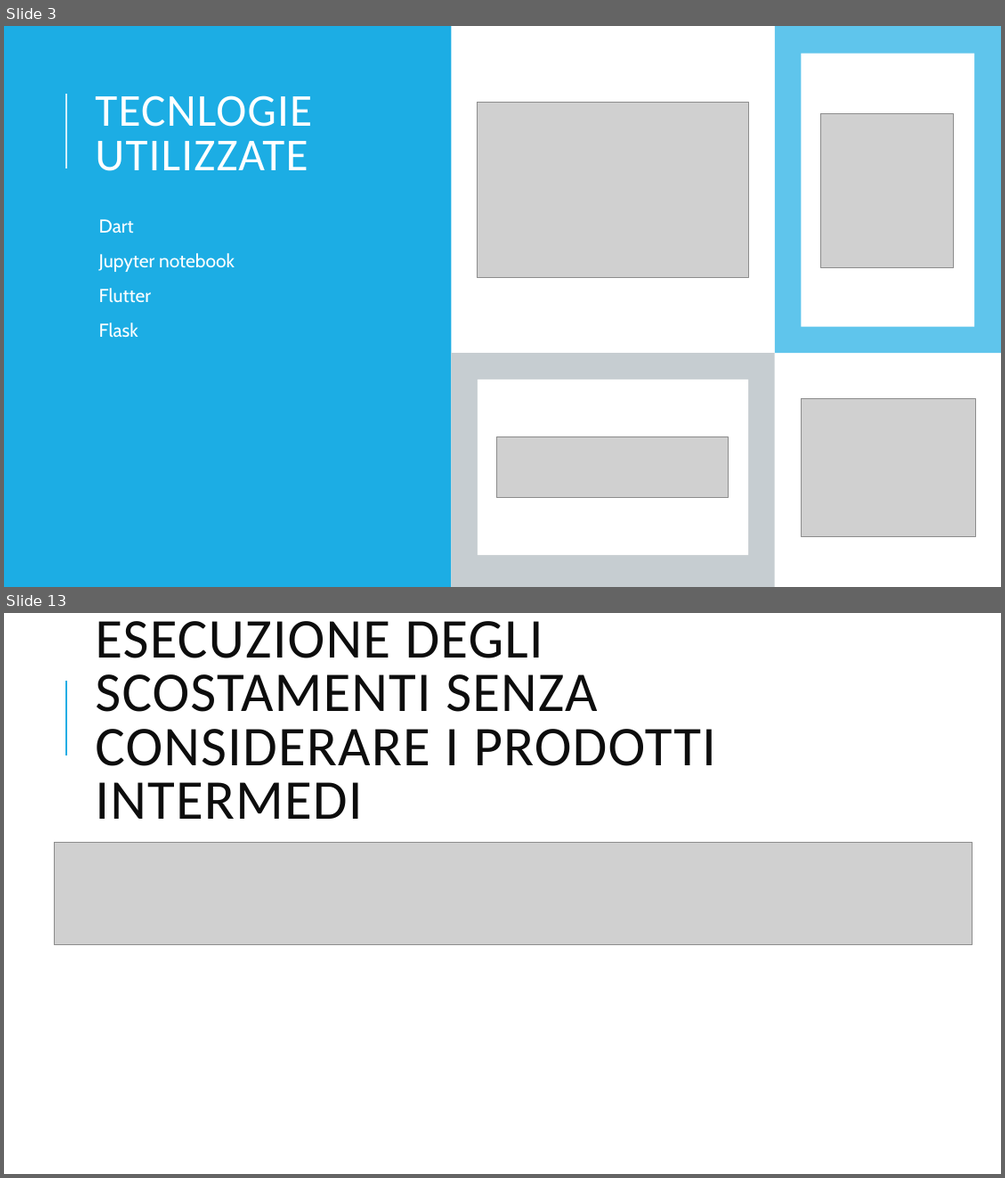
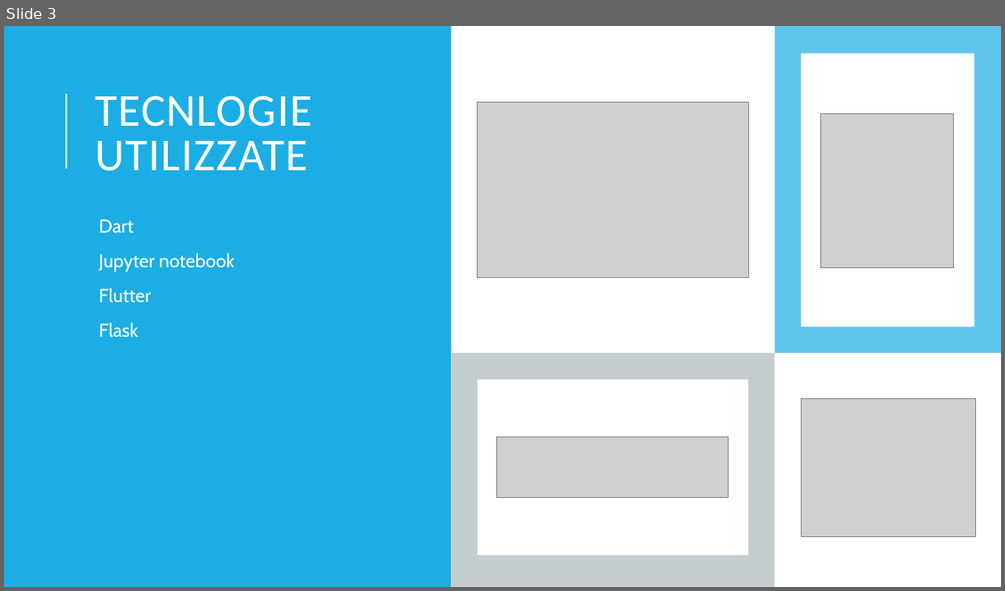
Before and after one commit to VinciGit00/SCGProject, a slide deck: Document/PresentazioneProgetto.pptx. Shown one above the other, each under a label of ours: slides 3 and 13 before the commit, slide 3 after it; the slides between them are not shown. The pictures are 1005x1178 and 1005x591 pixels, drawn with LibreOffice and Linux fonts; fonts in the diff are those of the drawing; grey boxes stand for pictures. Boxes give left, top, right and bottom in pixels: in the first picture for what was removed or moved away, otherwise in the second. Text is boxed around its words. In the diff, an @@ line names an element or a change of style, - is before the commit and + after.

```diff
--- a/Document/PresentazioneProgetto.pptx
+++ b/Document/PresentazioneProgetto.pptx
@@ slide 13 removed at (4,613,1001,1174), background #FFFFFF @@
@@ title removed at (95,621,716,819) @@
-ESECUZIONE DEGLI SCOSTAMENTI SENZA CONSIDERARE I PRODOTTI INTERMEDI
@@ line removed from (66, 755) to (66, 681) @@
@@ picture removed at (54,842,972,945) @@
```
Also in this commit, not shown: 12 slides changed, 7 slides added, 7 other slides removed, 6 other files.
